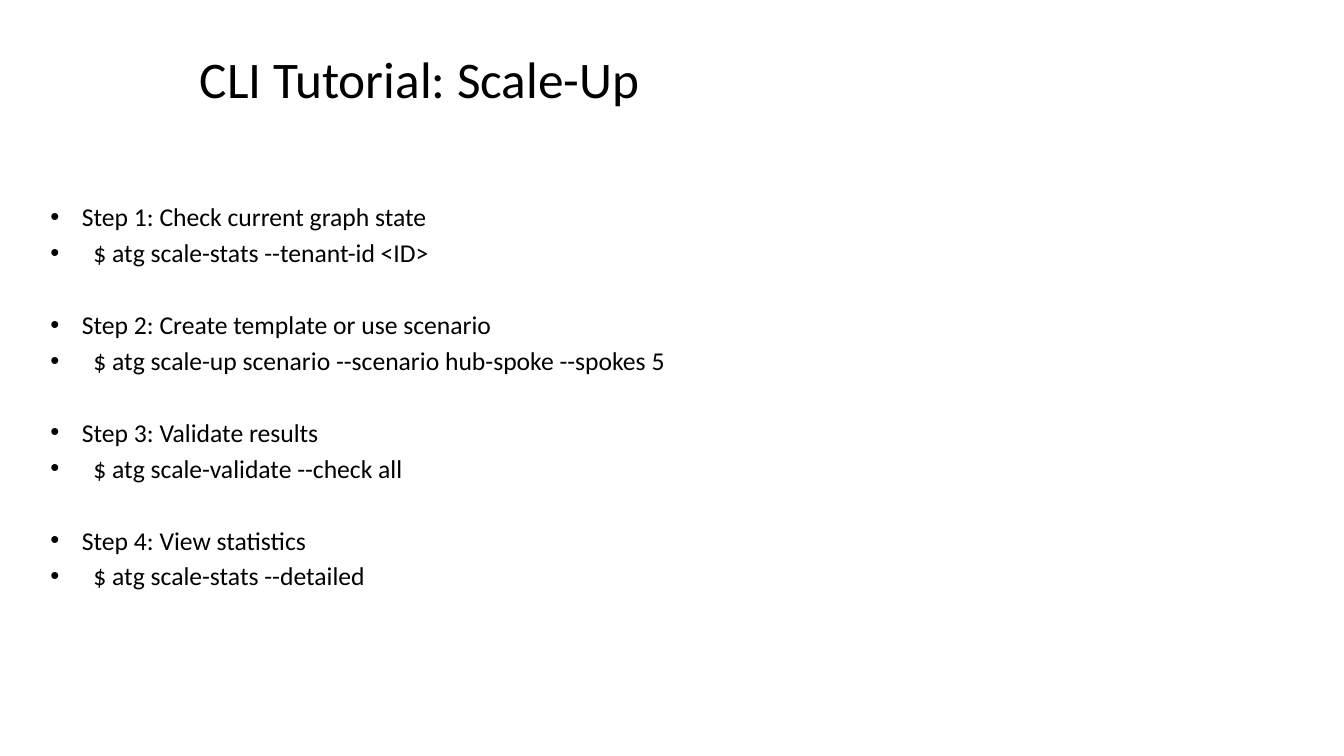
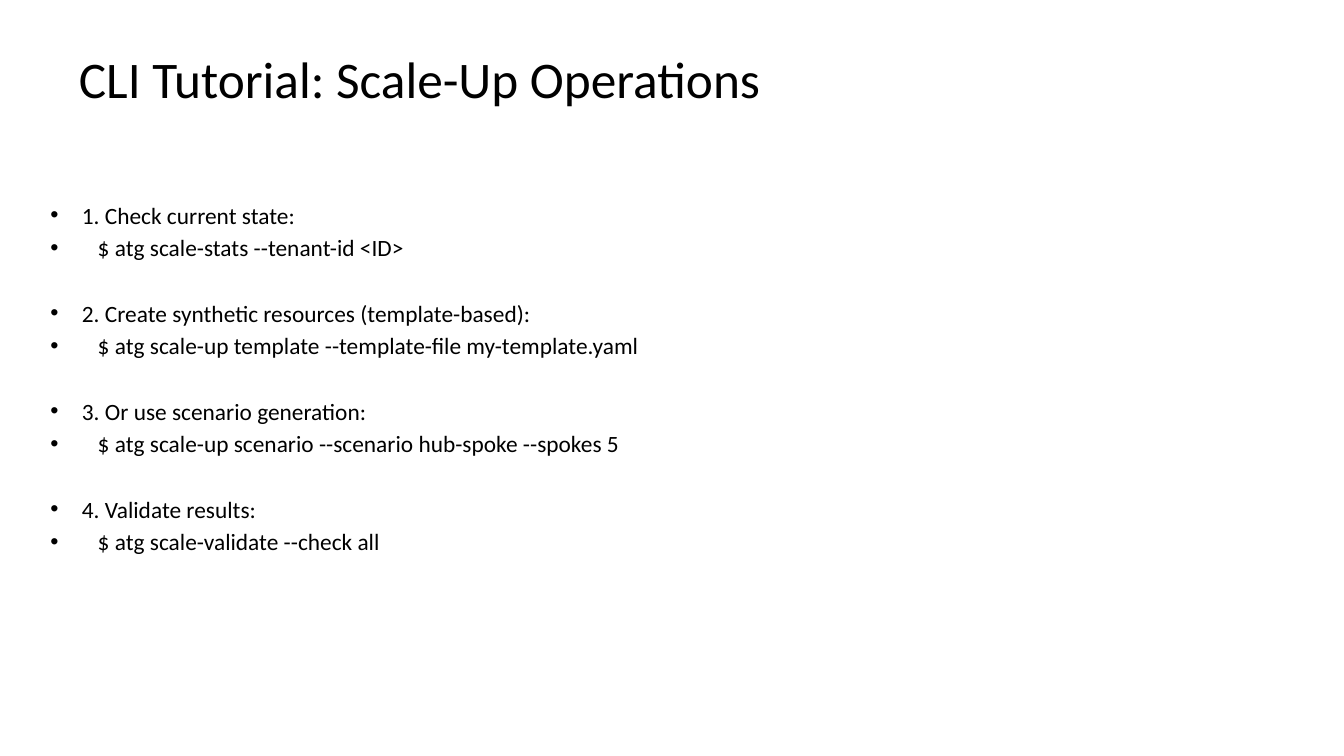
Before and after one commit to rysweet/azure-tenant-grapher, a slide deck: slide 10 of Scale_Operations_Implementation.pptx (slide 4 before the commit). Drawn at 1344x756 pixels with LibreOffice and Linux fonts; fonts in the diff are those of the drawing. Boxes give left, top, right and bottom in pixels: in the first picture for what was removed or moved away, otherwise in the second. Text is boxed around its words. In the diff, an @@ line names an element or a change of style, - is before the commit and + after.

```diff
--- a/Scale_Operations_Implementation.pptx
+++ b/Scale_Operations_Implementation.pptx
@@ title at <box>79,62,760,107</box>: text changed @@
-CLI Tutorial: Scale-Up
+CLI Tutorial: Scale-Up Operations
@@ text at <box>82,207,295,224</box>: text changed; size 22 to 20 pt @@
-• Step 1: Check current graph state
+• 1. Check current state:
@@ text at <box>115,239,619,554</box>: size 22 to 20 pt in "$ atg scale-stats --tenant-id <ID>", "$ atg scale-up scenario --scenario hub-spoke --spokes ...", "$ atg scale-validate --check all" @@
@@ text at <box>82,305,638,424</box>: text changed; size 22 to 20 pt @@
-• Step 2: Create template or use scenario
+• 2. Create synthetic resources (template-based):
+• $ atg scale-up template --template-file my-template.yaml
+• 3. Or use scenario generation:
@@ text at <box>82,501,255,518</box>: text changed; size 22 to 20 pt @@
-• Step 3: Validate results
+• 4. Validate results:
@@ text at <box>82,532,306,554</box>: paragraphs removed @@
-• Step 4: View statistics
-• $ atg scale-stats --detailed
```
Also in this commit, not shown: 6 other slides changed, 8 slides added, 4 slides removed.
